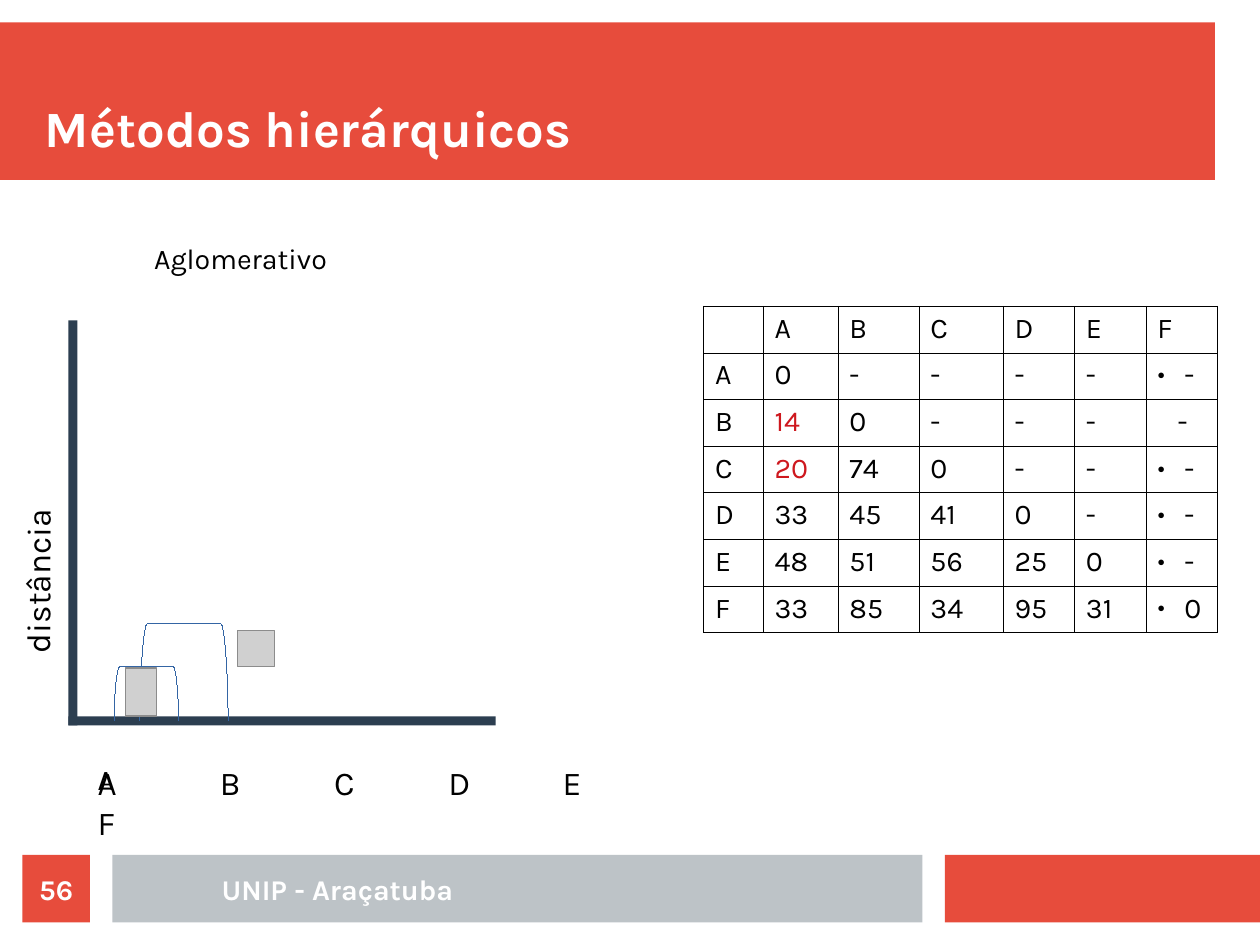
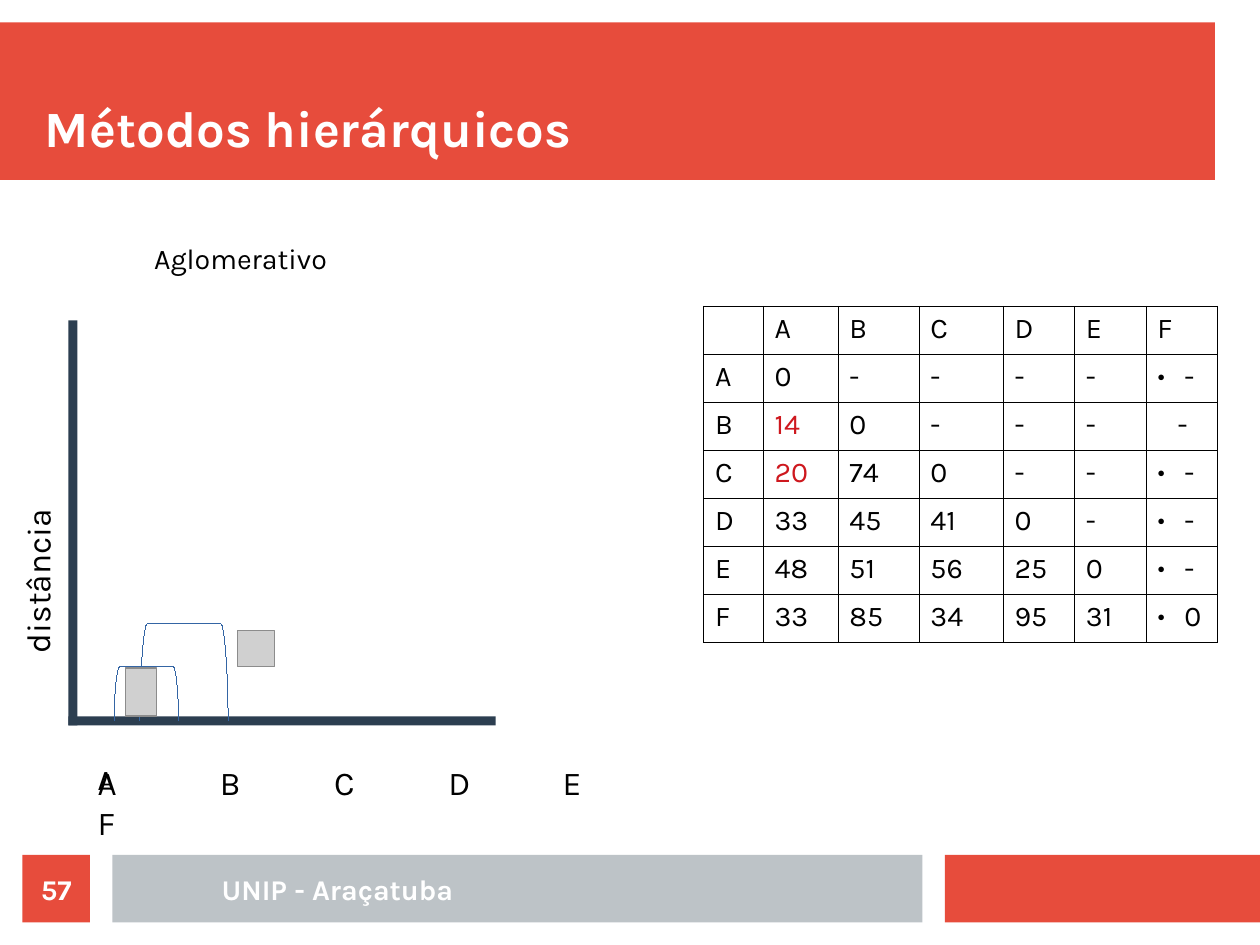
Before and after one commit to rafaelstojoao/pos-unip, a slide deck: slide 57 of [2020][modulo][Machine_Learning]/[aula]02[Agrupamento].odp (slide 56 before the commit). Drawn at 1260x945 pixels with LibreOffice and Linux fonts; fonts in the diff are those of the drawing; grey boxes stand for pictures. Boxes give left, top, right and bottom in pixels: in the first picture for what was removed or moved away, otherwise in the second. Text is boxed around its words. In the diff, an @@ line names an element or a change of style, - is before the commit and + after.

```diff
--- a/[2020][modulo][Machine_Learning]/[aula]02[Agrupamento].odp
+++ b/[2020][modulo][Machine_Learning]/[aula]02[Agrupamento].odp
@@ table: place and size @@
-table at bbox=[704, 306, 1219, 633]
+table at bbox=[704, 306, 1219, 643]
@@ page number at bbox=[41, 881, 72, 901]: text changed @@
-56
+57
```
Also in this commit, not shown: 6 other slides changed, 1 slide added, 4 other files.
